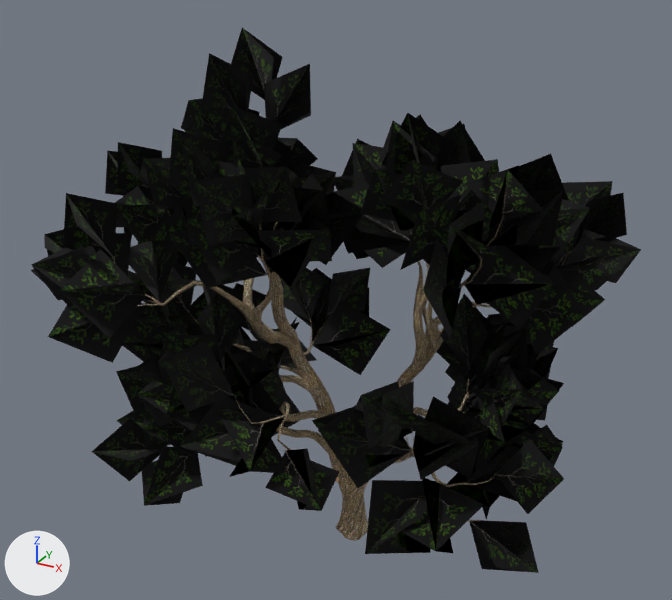
Before and after pictures for a commit that changed the OBJ model public/assets/trimmed/Oakfifty.obj.
Both versions are drawn from a 50 mm camera at (711.0, -1365.0, 1178.0) aimed at (-59.0, 36.0, 477.0). Arrows for +X, +Y and +Z are at lower left; the lights stay in place. Where no turn or scale is listed for an object, it has been applied to the vertices. Vertices at the same position are counted once.

The first picture shows 'tree'.
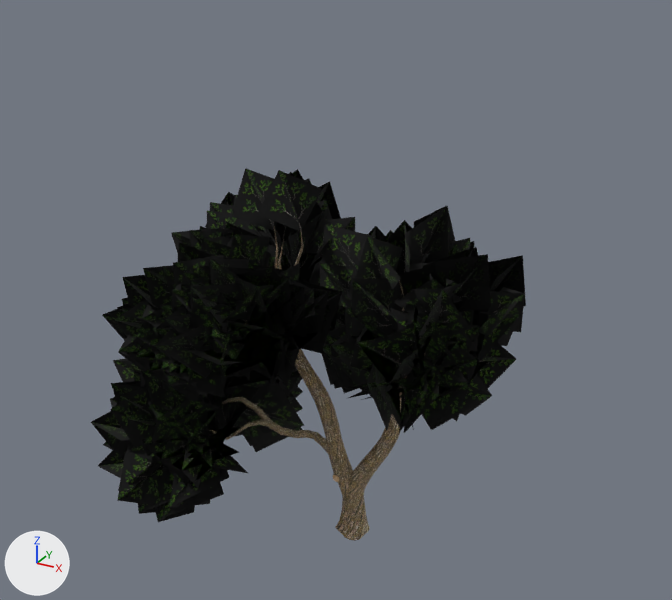
Edits to the bpy script that builds the scene:
```text
Change me_tree:
    remove me_tree.from_pydata(...)  # 5196 vertices, 8338 faces; spans x -614.0..453.0, y -391.0..442.0, z 0.0..958.0
    add me_tree.from_pydata(...)  # 4825 vertices, 6092 faces; spans x -520.0..295.0, y -359.0..236.0, z 0.0..749.0
    me_tree part 1: the loose piece of 6 vertices spanning x -364.0..-239.0, y -63.0..95.0, z 325.0..465.0 is multiplied about its middle by the matrix ((0.149, -0.888, 0.435), (0.419, 0.455, 0.786), (-0.896, 0.065, 0.44)), then moved by (81.0, 17.0, 34.0)
    me_tree part 2: the loose piece of 6 vertices spanning x -187.0..-37.0, y -131.0..25.0, z 555.0..693.0 is multiplied about its middle by the matrix ((0.22, 0.934, -0.131), (-0.469, -0.008, -0.848), (-0.819, 0.256, 0.451)), then moved by (46.0, 26.0, -159.0)
    me_tree part 3: the loose piece of 6 vertices spanning x -264.0..-154.0, y -179.0..-81.0, z 407.0..507.0 is multiplied about its middle by the matrix ((-0.02, 1.029, -0.656), (-0.435, -0.619, -0.957), (-1.14, 0.218, 0.377)), then moved by (90.0, 70.0, 51.0)
    me_tree part 4: the loose piece of 6 vertices spanning x -285.0..-135.0, y 24.0..182.0, z 628.0..760.0 is multiplied about its middle by the matrix ((-0.303, -0.599, 0.58), (0.464, 0.392, 0.647), (-0.693, 0.524, 0.179)), then moved by (57.0, -39.0, -143.0)
    me_tree part 5: the loose piece of 6 vertices spanning x -84.0..19.0, y 88.0..210.0, z 513.0..631.0 is multiplied about its middle by the matrix ((0.238, -0.538, 0.653), (-0.581, 0.39, 0.532), (-0.615, -0.576, -0.25)), then moved by (-62.0, -73.0, -7.0)
    me_tree part 6: the loose piece of 6 vertices spanning x -132.0..3.0, y -139.0..-19.0, z 655.0..760.0 is multiplied about its middle by the matrix ((-0.127, 0.783, 0.043), (-0.686, -0.132, 0.378), (0.38, 0.023, 0.697)), then moved by (-37.0, 29.0, -21.0)
    me_tree part 7: the loose piece of 6 vertices spanning x -172.0..-6.0, y 74.0..230.0, z 270.0..415.0 is multiplied about its middle by the matrix ((0.502, -0.748, 0.435), (0.865, 0.439, -0.243), (-0.01, 0.498, 0.867)), then moved by (2.0, -65.0, 73.0)
    me_tree part 8: the loose piece of 6 vertices spanning x -379.0..-252.0, y -63.0..73.0, z 344.0..489.0 is multiplied about its middle by the matrix ((0.237, -0.749, -0.567), (-0.221, -0.613, 0.717), (-0.913, -0.046, -0.321)), then moved by (81.0, 6.0, 26.0)
    me_tree part 9: the loose piece of 6 vertices spanning x -175.0..-74.0, y 160.0..258.0, z 366.0..467.0 is multiplied about its middle by the matrix ((1.027, -0.607, 0.255), (0.524, 1.04, 0.363), (-0.397, -0.196, 1.137)), then moved by (-7.0, -77.0, 53.0)
    me_tree part 10: the loose piece of 6 vertices spanning x -272.0..-166.0, y 102.0..219.0, z 358.0..485.0 is multiplied about its middle by the matrix ((-0.37, -0.971, 0.036), (0.227, -0.049, 1.014), (-0.945, 0.369, 0.23)), then moved by (35.0, -21.0, 125.0)
    me_tree part 11: the loose piece of 6 vertices spanning x -437.0..-356.0, y 66.0..173.0, z 545.0..652.0 is multiplied about its middle by the matrix ((0.957, 0.012, -0.155), (0.077, 0.803, 0.539), (0.135, -0.544, 0.791)), then moved by (142.0, -50.0, -15.0)
    me_tree part 12: the loose piece of 6 vertices spanning x 207.0..366.0, y -67.0..76.0, z 291.0..438.0 is multiplied about its middle by the matrix ((0.961, -0.079, 0.264), (-0.114, 0.756, 0.644), (-0.251, -0.649, 0.718)), then moved by (-104.0, 7.0, -5.0)
    me_tree part 13: the loose piece of 6 vertices spanning x 137.0..266.0, y 58.0..197.0, z 333.0..455.0 is multiplied about its middle by the matrix ((-0.37, 0.66, 0.699), (0.861, -0.105, 0.555), (0.427, 0.783, -0.515)), then moved by (5.0, -60.0, 4.0)
    me_tree part 14: the loose piece of 106 vertices spanning x 41.0..188.0, y 19.0..278.0, z 335.0..535.0 is rebuilt with 6 vertices and now spans x 51.0..187.0, y 31.0..169.0, z 348.0..475.0, in mat_oak_leaf (picture img_oak_leaf_png)
    me_tree part 15: the loose piece of 98 vertices spanning x 74.0..218.0, y -13.0..41.0, z 333.0..623.0 is rebuilt with 42 vertices and now spans x 76.0..170.0, y -12.0..31.0, z 331.0..534.0
    me_tree part 16: 235 loose pieces with 3142 vertices, spanning x -614.0..453.0, y -391.0..442.0, z 78.0..958.0, are deleted
    me_tree part 17: 1 vertex moved within x 94.0, y 28.0, z 335.0; 965 vertices removed from x -397.0..251.0, y -237.0..154.0, z 185.0..763.0; 3892 vertices added at x -520.0..295.0, y -359.0..233.0, z 98.0..728.0
```

Changed parts and their boxes (x1, y1, x2, y2) in the pictures (672 x 600 px; the box of a moved part takes in the faces that stretch with it):
'tree', reshaped (29% narrower, 32% shorter): before (31, 28, 641, 573); after (91, 168, 526, 541)
part 1 of me_tree, moved or reshaped (not visible afterwards): before (208, 288, 259, 346)
part 2 of me_tree, moved or reshaped: before (259, 225, 282, 273); after (303, 279, 345, 330)
part 3 of me_tree, moved or reshaped: before (195, 293, 244, 363); after (278, 262, 301, 281)
part 4 of me_tree, moved or reshaped: before (277, 137, 318, 170); after (280, 231, 321, 282)
part 5 of me_tree, moved or reshaped: before (354, 242, 409, 268); after (305, 217, 355, 275)
part 6 of me_tree, moved or reshaped: before (276, 161, 336, 227); after (258, 170, 322, 232)
part 7 of me_tree, moved or reshaped (not visible afterwards): before (312, 300, 391, 375)
part 8 of me_tree, moved or reshaped (not visible afterwards): before (187, 285, 253, 325)
part 9 of me_tree, moved or reshaped (not visible afterwards): before (327, 268, 370, 315)
part 10 of me_tree, moved or reshaped (not visible afterwards): before (271, 268, 325, 321)
part 11 of me_tree, moved or reshaped (not visible before): after (233, 194, 267, 233)
part 12 of me_tree, moved or reshaped: before (465, 359, 544, 449); after (432, 374, 492, 430)
part 13 of me_tree, moved or reshaped: before (451, 317, 488, 375); after (477, 343, 516, 389)
part 14 of me_tree, rebuilt (not visible afterwards): before (401, 263, 491, 375)
part 15 of me_tree, rebuilt (not visible afterwards): before (397, 261, 468, 387)
part 16 of me_tree, deleted (black): before (31, 28, 641, 573)
part 17 of me_tree, built on: before (149, 219, 488, 438); after (91, 168, 526, 522)
